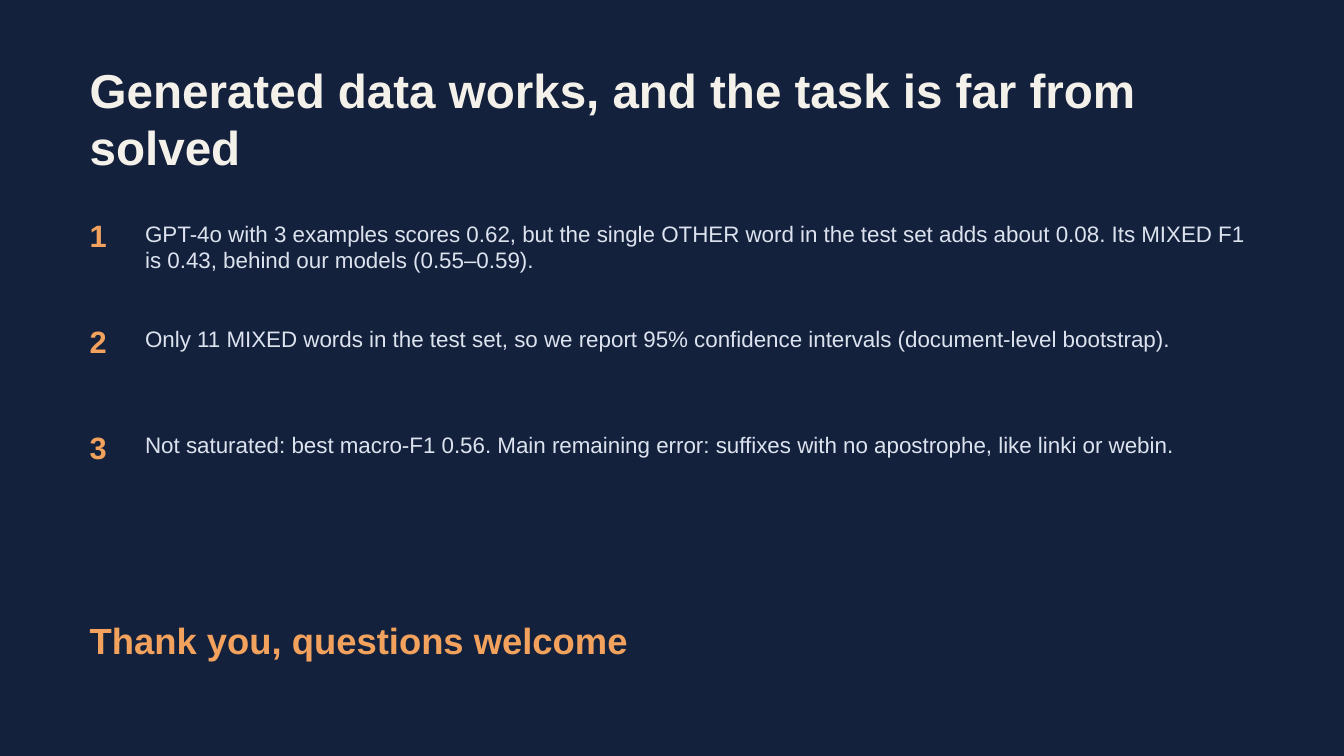
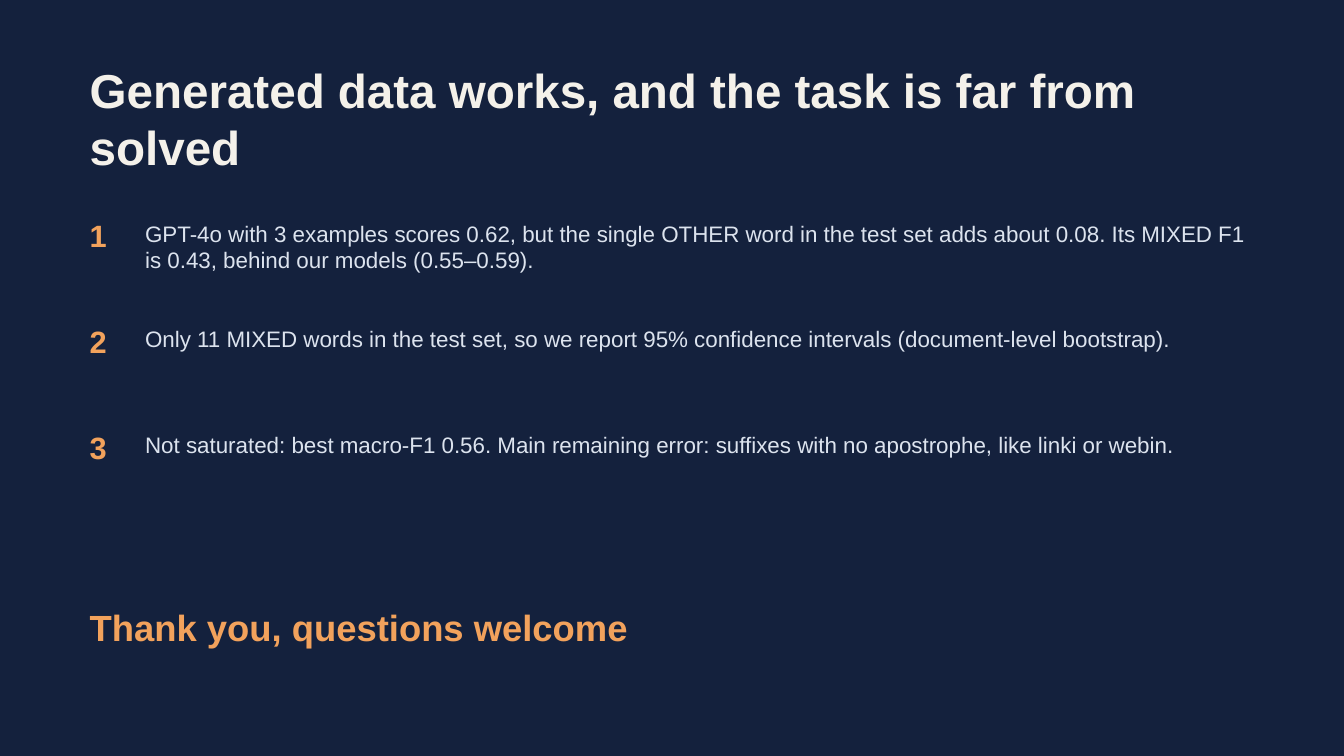
Before and after one commit to ShahemHassoun/TR-EN-CodeSwitch-LID, a slide deck: slide 5 of report/TR-EN-CodeSwitch-LID_presentation.pptx. Drawn at 1344x756 pixels with LibreOffice and Linux fonts; fonts in the diff are those of the drawing. Boxes give left, top, right and bottom in pixels: in the first picture for what was removed or moved away, otherwise in the second. Text is boxed around its words. In the diff, an @@ line names an element or a change of style, - is before the commit and + after.

```diff
--- a/report/TR-EN-CodeSwitch-LID_presentation.pptx
+++ b/report/TR-EN-CodeSwitch-LID_presentation.pptx
@@ text "Thank you, questions welcome" at (90,614,628,648): vertical alignment middle to top @@
```
Also in this commit, not shown: 3 other slides changed.
